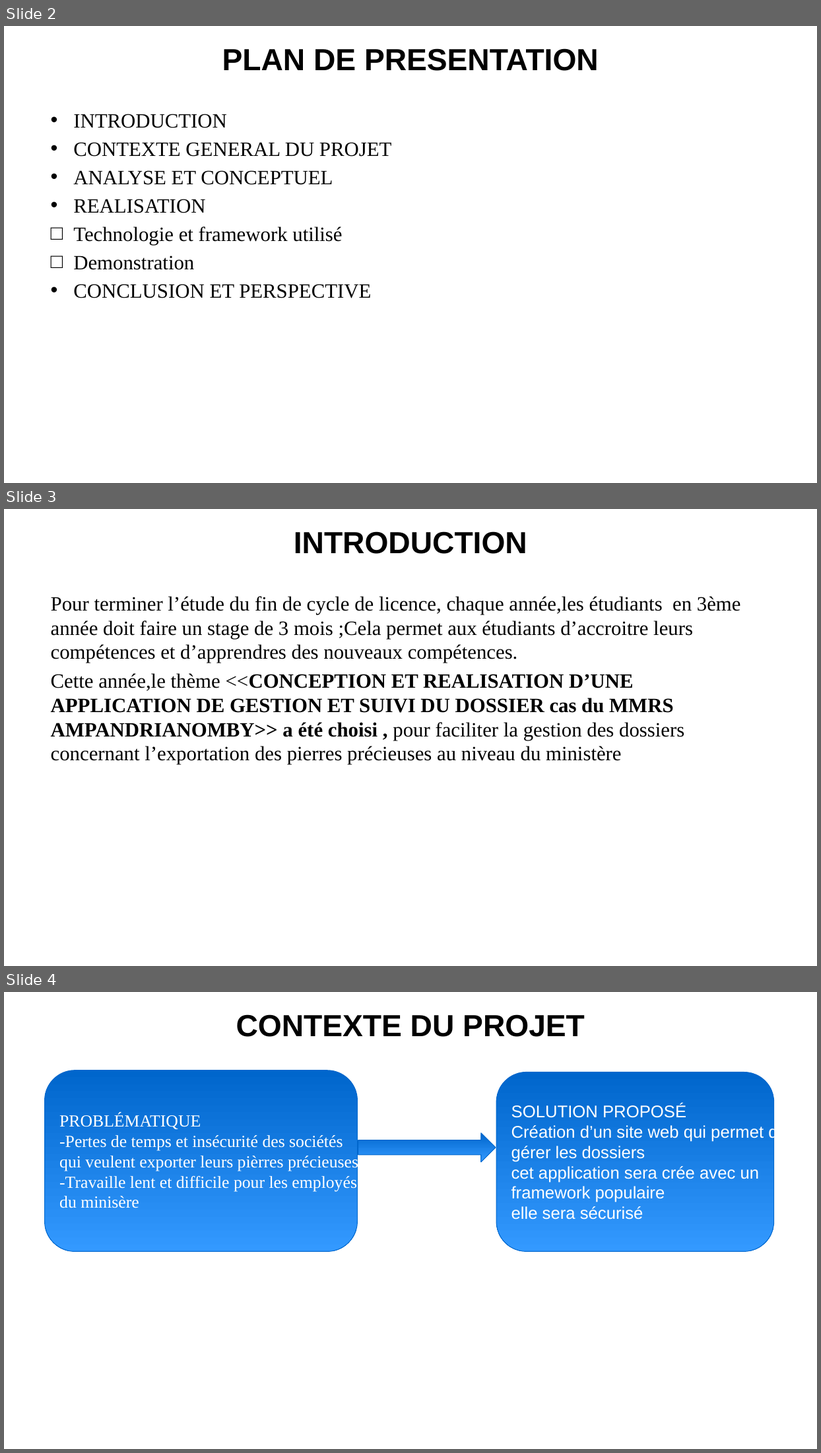
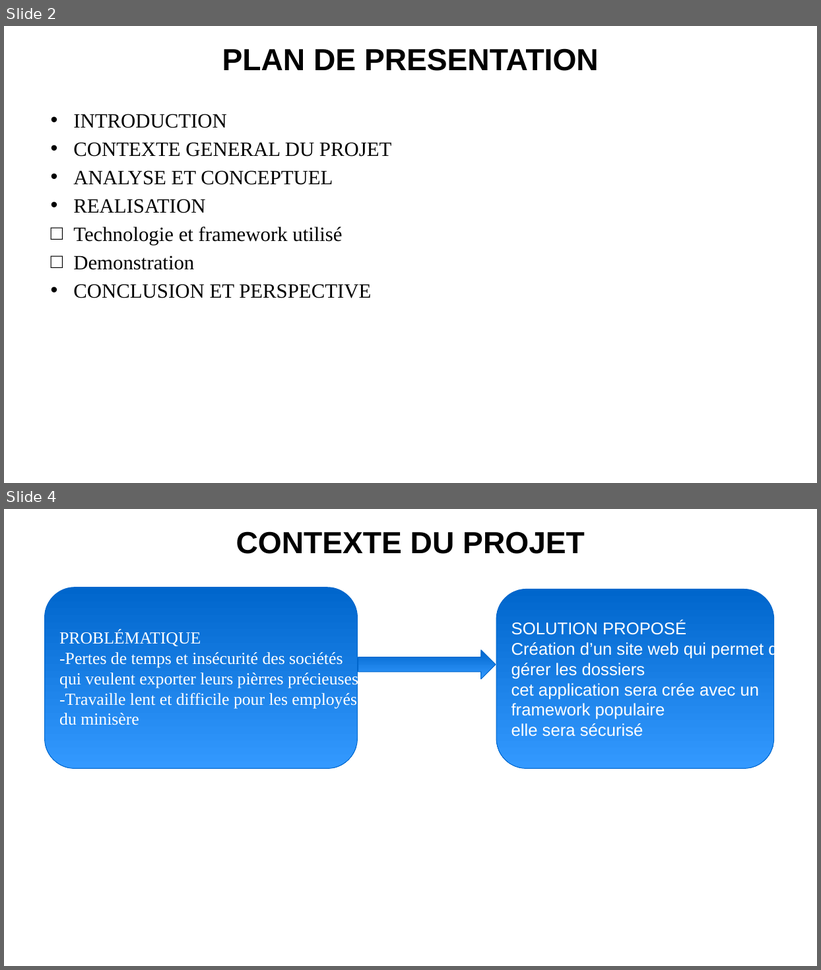
Before and after one commit to EmilieNirinasoa/Boky, a slide deck: MEMOIRE DE FIN DU CYCLE.pptx. Shown one above the other, each under a label of ours: slides 2, 3 and 4 before the commit, slides 2 and 4 after it; the slides between them are not shown. The pictures are 821x1453 and 821x970 pixels, drawn with LibreOffice and Linux fonts; fonts in the diff are those of the drawing; background and template pictures are left out. Boxes give left, top, right and bottom in pixels: in the first picture for what was removed or moved away, otherwise in the second. Text is boxed around its words. In the diff, an @@ line names an element or a change of style, - is before the commit and + after.

```diff
--- a/MEMOIRE DE FIN DU CYCLE.pptx
+++ b/MEMOIRE DE FIN DU CYCLE.pptx
@@ slide 3 removed at (4, 509, 817, 966), background picture (left out) @@
@@ title removed at (294, 531, 527, 554) @@
-INTRODUCTION
@@ text removed at (51, 596, 741, 765) @@
-Pour terminer l’étude du fin de cycle de licence, chaque année,les étudiants en 3ème année doit faire un stage de 3 mois ;Cela permet aux étudiants d’accroitre leurs compétences et d’apprendres des nouveaux compétences.
-Cette année,le thème <<CONCEPTION ET REALISATION D’UNE APPLICATION DE GESTION ET SUIVI DU DOSSIER cas du MMRS AMPANDRIANOMBY>> a été choisi , pour faciliter la gestion des dossiers concernant l’exportation des pierres précieuses au niveau du ministère
```
Also in this commit, not shown: 3 slides changed, 1 slide added, 1 other slide removed, 2 other files.
